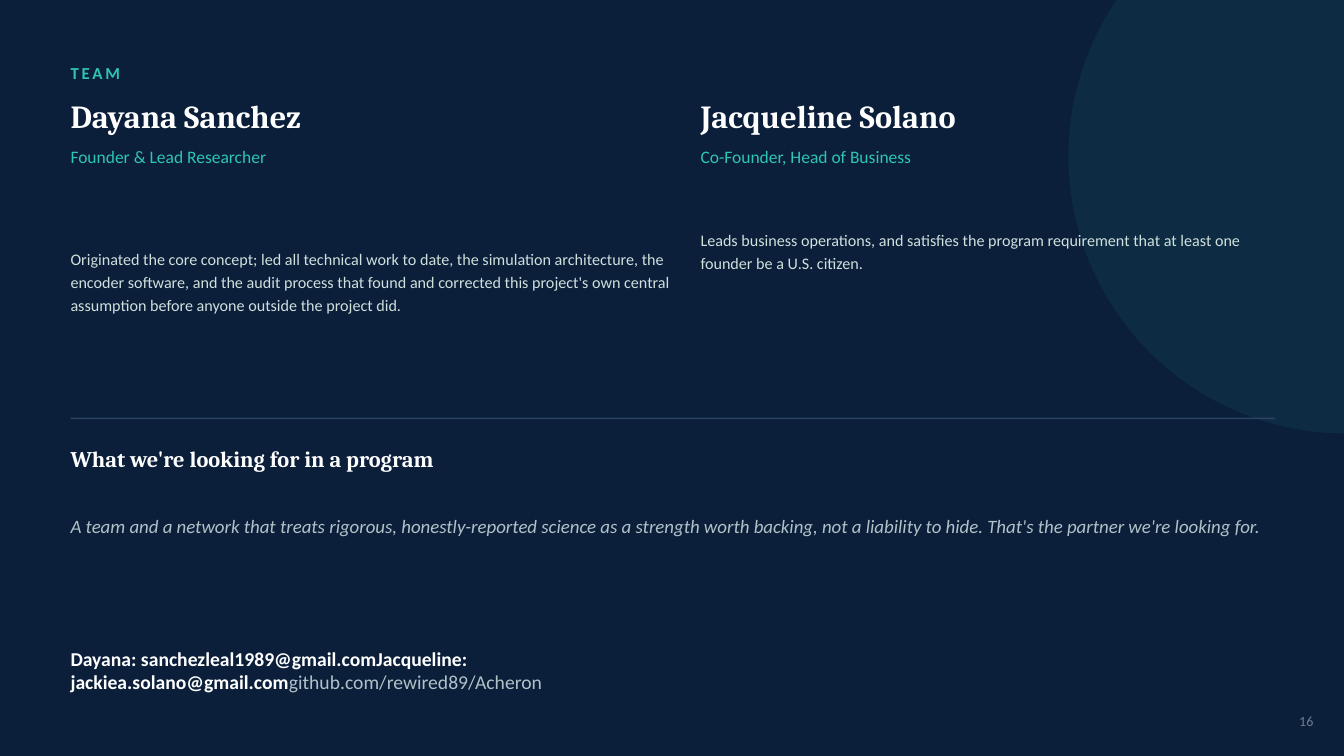
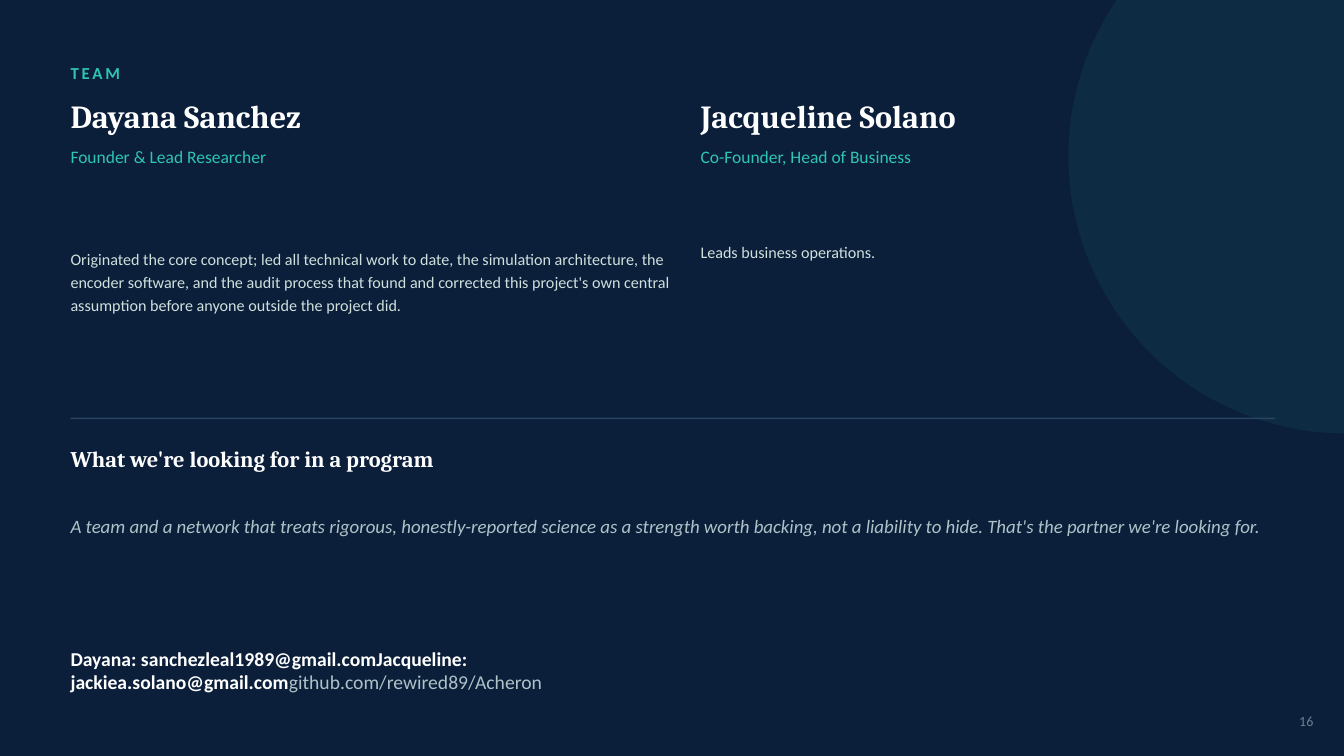
Before and after one commit to rewired89/Acheron, a slide deck: slide 16 of docs/pitch/Acheron_Pitch_Deck.pptx. Drawn at 1344x756 pixels with LibreOffice and Linux fonts; fonts in the diff are those of the drawing. Boxes give left, top, right and bottom in pixels: in the first picture for what was removed or moved away, otherwise in the second. Text is boxed around its words. In the diff, an @@ line names an element or a change of style, - is before the commit and + after.

```diff
--- a/docs/pitch/Acheron_Pitch_Deck.pptx
+++ b/docs/pitch/Acheron_Pitch_Deck.pptx
@@ text at box(701, 247, 875, 261): text changed @@
-Leads business operations, and satisfies the program requirement that at least one founder be a U.S. citizen.
+Leads business operations.
```
Also in this commit, not shown: 2 other slides changed, 1 other file.
